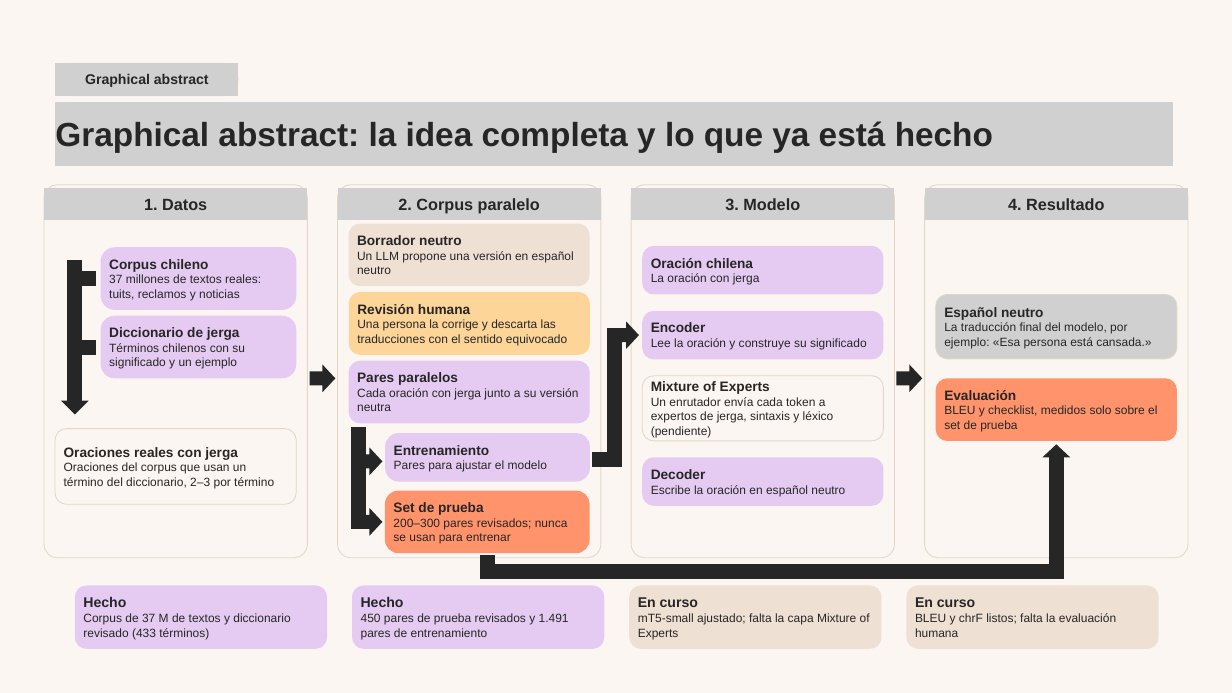
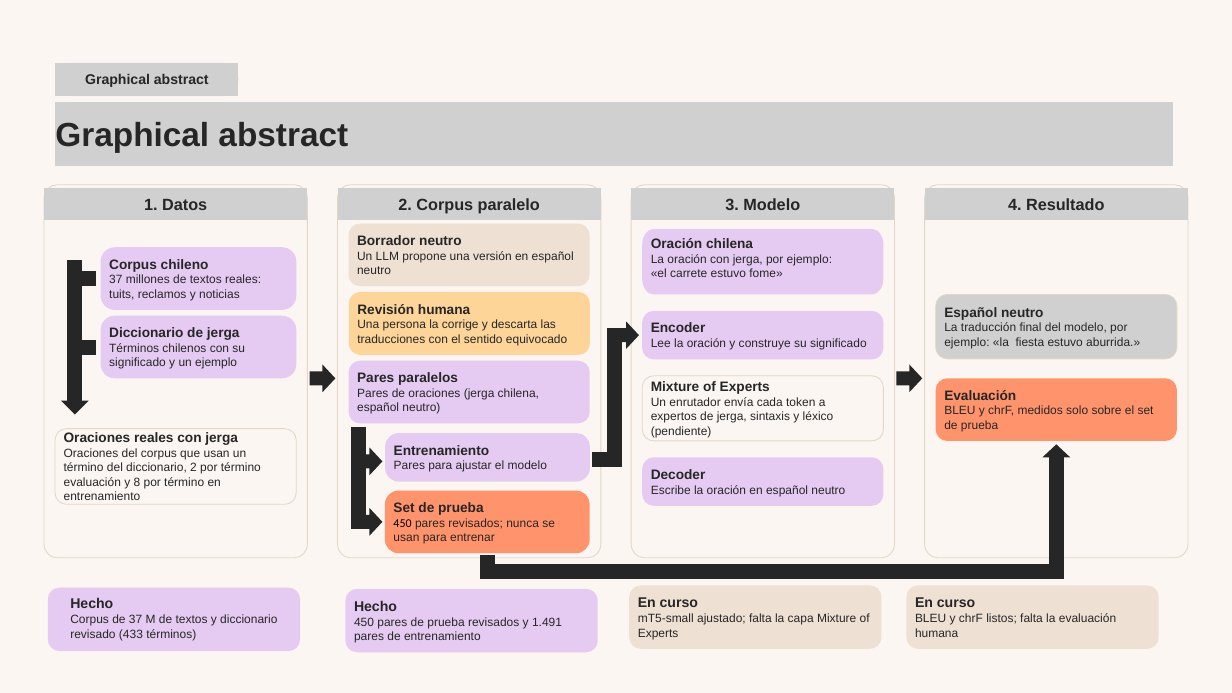
Before and after one commit to carlosiskindacool/proyecto-nlp, a slide deck: slide 3 of docs/avance_proyecto_revisado.pptx. Drawn at 1232x693 pixels with LibreOffice and Linux fonts; fonts in the diff are those of the drawing; grey boxes stand for pictures. Boxes give left, top, right and bottom in pixels: in the first picture for what was removed or moved away, otherwise in the second. Text is boxed around its words. In the diff, an @@ line names an element or a change of style, - is before the commit and + after.

```diff
--- a/docs/avance_proyecto_revisado.pptx
+++ b/docs/avance_proyecto_revisado.pptx
@@ text at box(55, 122, 348, 153): text changed @@
-Graphical abstract: la idea completa y lo que ya está hecho
+Graphical abstract
@@ freeform shape: place and size @@
-freeform shape at box(642, 246, 884, 294)
+freeform shape at box(642, 229, 884, 294)
@@ text "Oración chilena": place and size @@
-text "Oración chilena" at box(651, 258, 760, 285)
+text "Oración chilena" at box(651, 238, 832, 277)
@@ text at box(651, 254, 832, 277): text changed @@
-La oración con jerga
+La oración con jerga, por ejemplo:
+«el carrete estuvo fome»
@@ text at box(944, 322, 1140, 349): text changed @@
-La traducción final del modelo, por ejemplo: «Esa persona está cansada.»
+La traducción final del modelo, por ejemplo: «la fiesta estuvo aburrida.»
@@ text at box(357, 388, 539, 414): text changed @@
-Cada oración con jerga junto a su versión neutra
+Pares de oraciones (jerga chilena, español neutro)
@@ text at box(944, 405, 1154, 432): text changed @@
-BLEU y checklist, medidos solo sobre el set de prueba
+BLEU y chrF, medidos solo sobre el set de prueba
@@ text at box(64, 448, 261, 500): text changed @@
-Oraciones del corpus que usan un término del diccionario, 2–3 por término
+Oraciones del corpus que usan un término del diccionario, 2 por término evaluación y 8 por término en entrenamiento
@@ text at box(393, 518, 555, 544): text changed @@
-200–300 pares revisados; nunca se usan para entrenar
+450 pares revisados; nunca se usan para entrenar
@@ freeform shape: place and size @@
-freeform shape at box(75, 585, 327, 649)
+freeform shape at box(48, 588, 300, 651)
@@ text "Hecho": place and size @@
-text "Hecho" at box(83, 596, 290, 639)
+text "Hecho" at box(70, 597, 277, 640)
@@ text "Hecho": place and size @@
-text "Hecho" at box(361, 596, 569, 639)
+text "Hecho" at box(354, 600, 562, 643)
@@ freeform shape: place and size @@
-freeform shape at box(352, 585, 604, 649)
+freeform shape at box(346, 589, 598, 652)
```
Also in this commit, not shown: 7 other slides changed.
